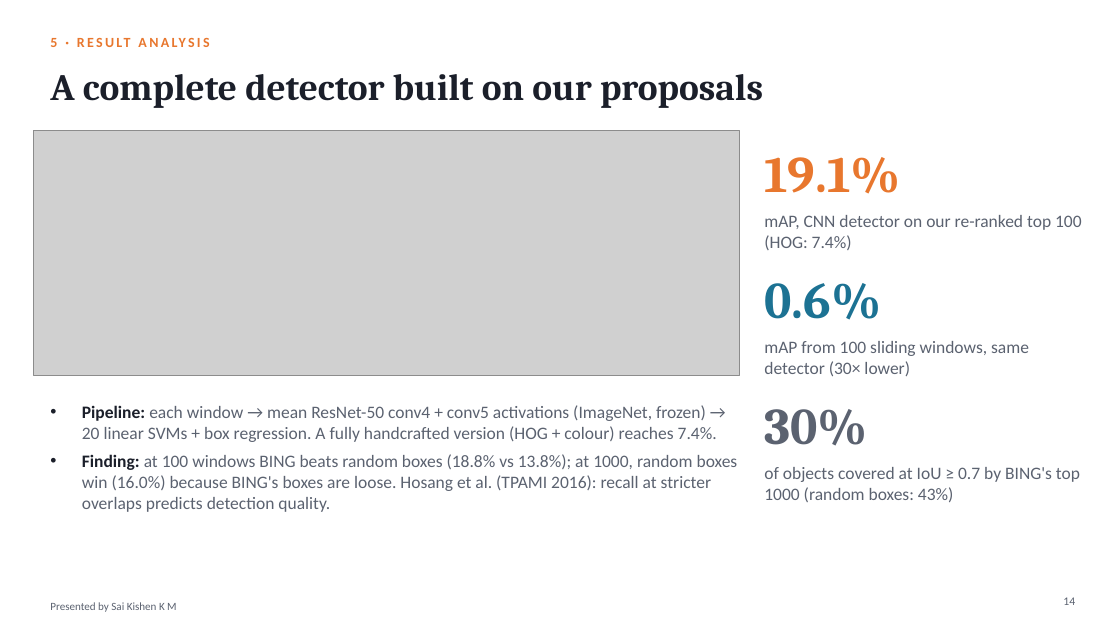
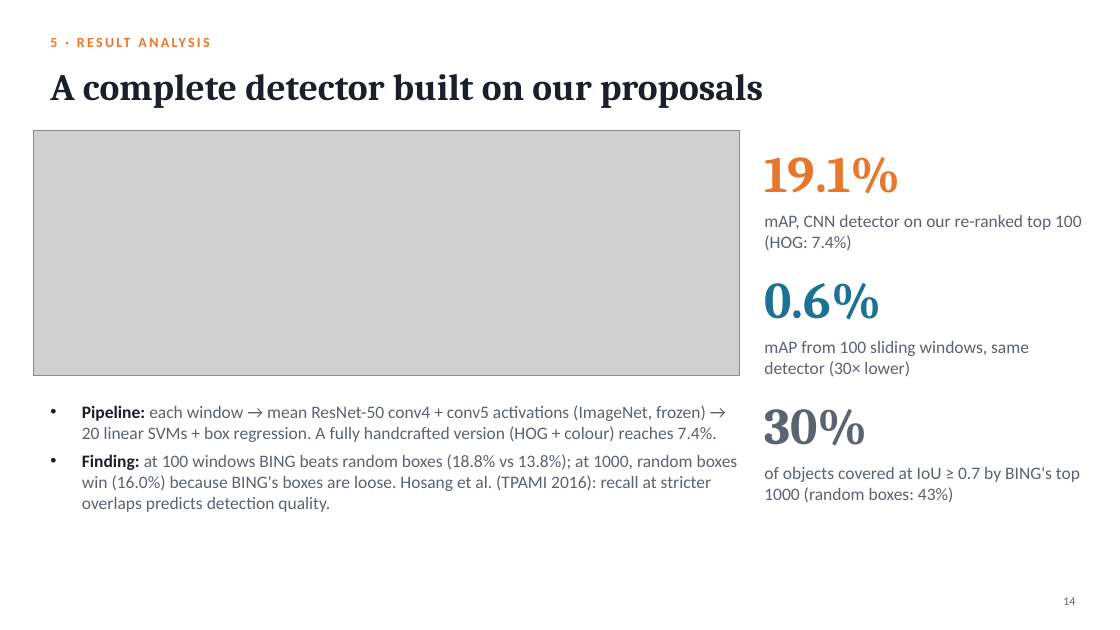
Before and after one commit to hari18305/cvprojectg10, a slide deck: slide 14 of presentation/BING_Objectness_Group10.pptx. Drawn at 1120x630 pixels with LibreOffice and Linux fonts; fonts in the diff are those of the drawing; grey boxes stand for pictures. Boxes give left, top, right and bottom in pixels: in the first picture for what was removed or moved away, otherwise in the second. Text is boxed around its words. In the diff, an @@ line names an element or a change of style, - is before the commit and + after.

```diff
--- a/presentation/BING_Objectness_Group10.pptx
+++ b/presentation/BING_Objectness_Group10.pptx
@@ text removed at [50, 602, 176, 612] @@
-Presented by Sai Kishen K M
```
Also in this commit, not shown: 14 other slides changed, 1 other file.
